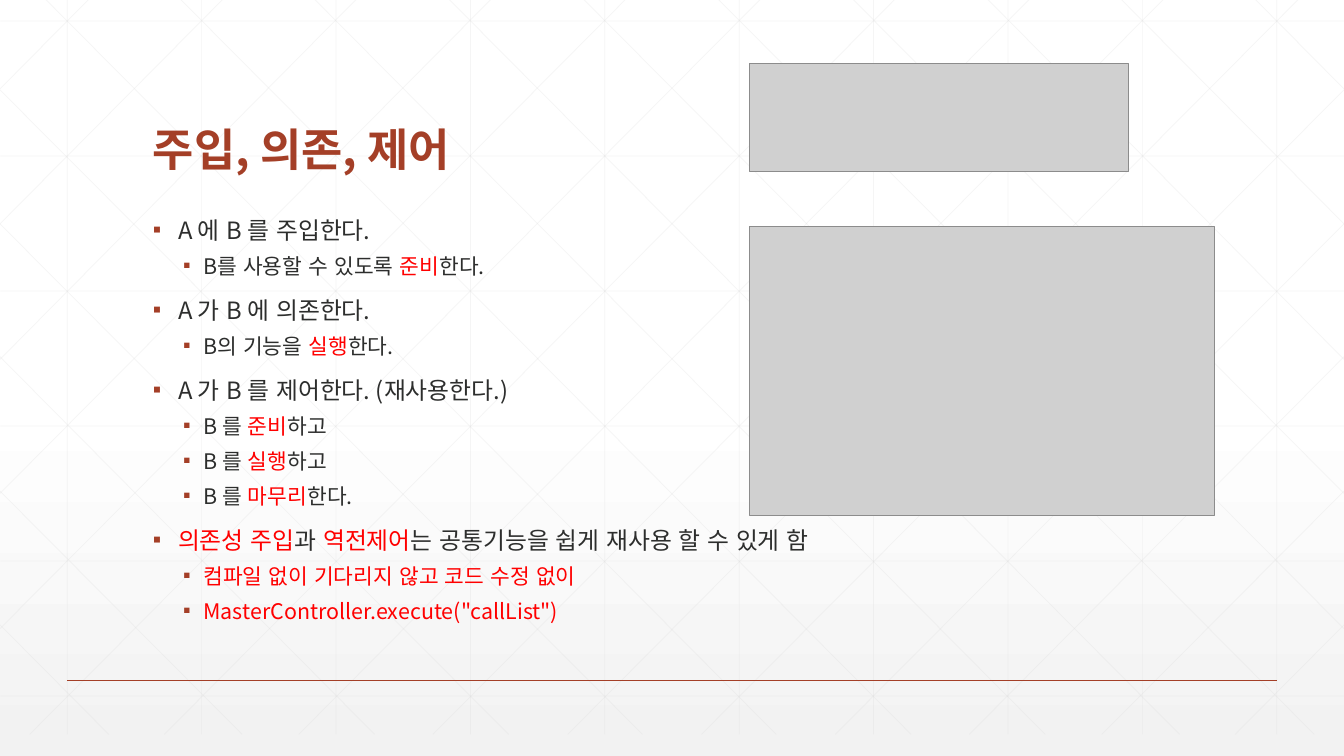
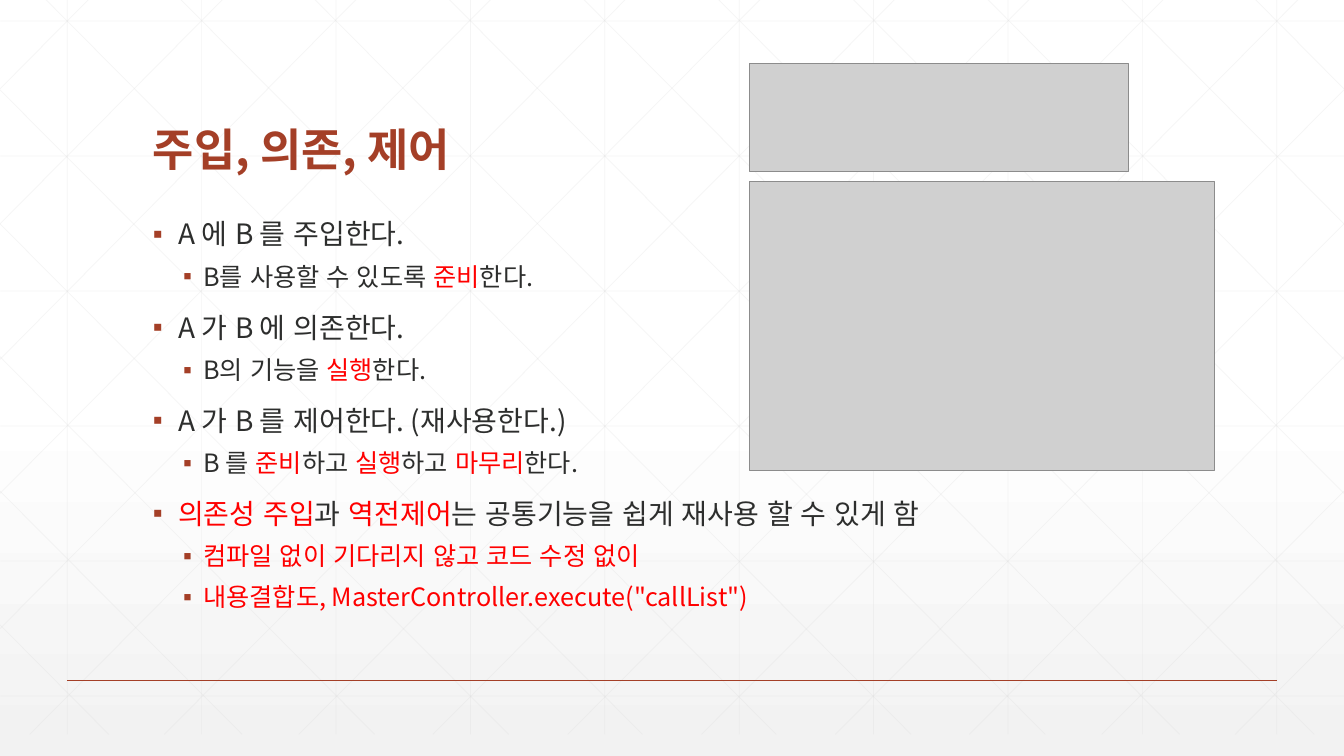
Before and after one commit to zeroshift01/code5, a slide deck: slide 4 of inflearn04/doc/4.서비스 로직을 재사용할 수 있는 IoC 와 DI 를 구현합니다.pptx. Drawn at 1344x756 pixels with LibreOffice and Linux fonts; fonts in the diff are those of the drawing; grey boxes stand for pictures. Boxes give left, top, right and bottom in pixels: in the first picture for what was removed or moved away, otherwise in the second. Text is boxed around its words. In the diff, an @@ line names an element or a change of style, - is before the commit and + after.

```diff
--- a/inflearn04/doc/4.서비스 로직을 재사용할 수 있는 IoC 와 DI 를 구현합니다.pptx
+++ b/inflearn04/doc/4.서비스 로직을 재사용할 수 있는 IoC 와 DI 를 구현합니다.pptx
@@ picture: place and size @@
-picture at box(750, 227, 1215, 515)
+picture at box(750, 181, 1215, 470)
@@ text at box(178, 221, 920, 567): size 17 to 20 pt in "A 에 B 를 주입한다.", "A 가 B 에 의존한다.", "A 가 B 를 제어한다. (재사용한다.)", "의존성 주입과 역전제어는 공통기능을 쉽게 재사용 할 ..."; size 15.3 to 18 pt in "B를 사용할 수 있도록 준비한다.", "B의 기능을 실행한다.", "컴파일 없이 기다리지 않고 코드 수정 없이"; line spacing 0.7 to 0.8 @@
@@ text at box(203, 451, 578, 474): text changed; size 15.3 to 18 pt @@
-  ▪ B 를 준비하고
-  ▪ B 를 실행하고
-  ▪ B 를 마무리한다.
+  ▪ B 를 준비하고 실행하고 마무리한다.
@@ text at box(203, 585, 748, 611): text changed; size 15.3 to 18 pt @@
-  ▪ MasterController.execute("callList")
+  ▪ 내용결합도, MasterController.execute("callList")
```
Also in this commit, not shown: 7 other slides changed, 12 other files.
